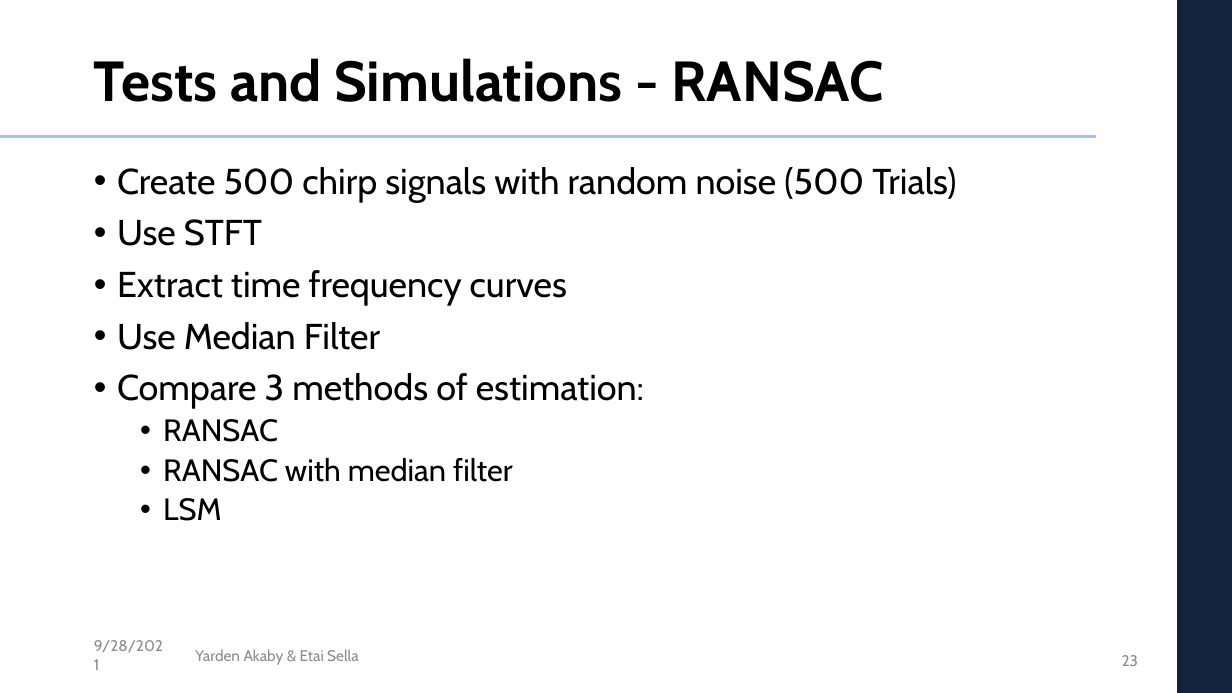
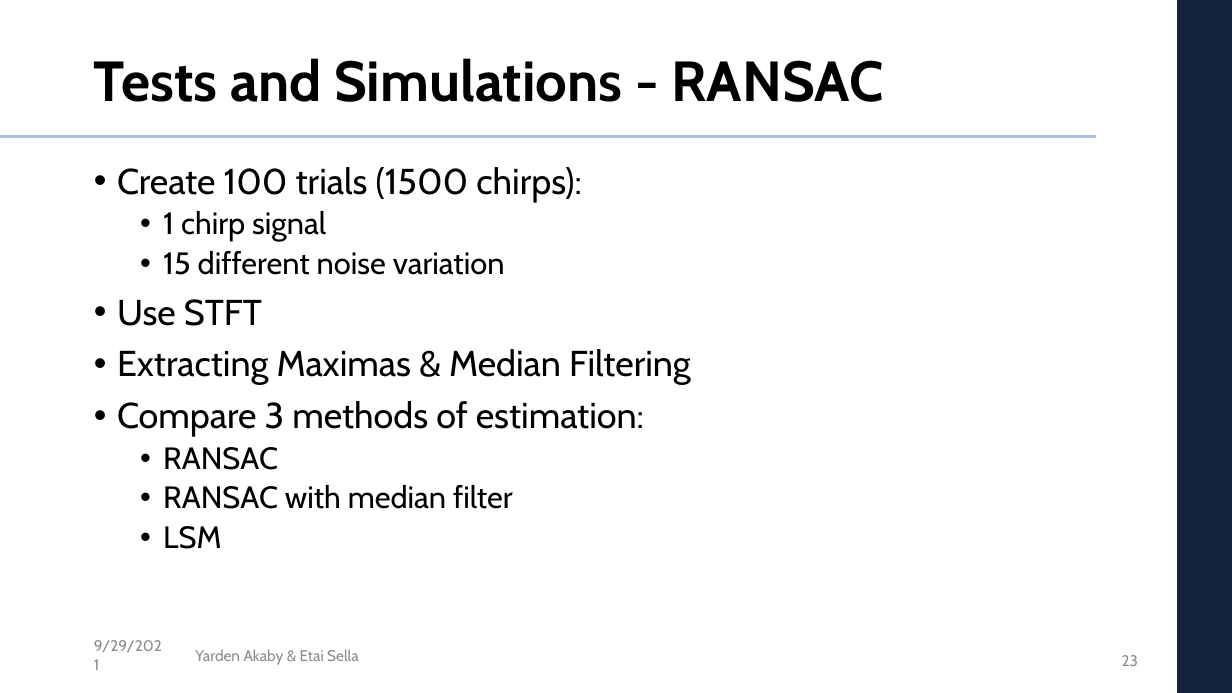
Before and after one commit to etaisella/multi_dim_DSP_final_project, a slide deck: slide 23 of presentation/DSP_project_presentation.pptx. Drawn at 1232x693 pixels with LibreOffice and Linux fonts; fonts in the diff are those of the drawing; background and template pictures are left out. Boxes give left, top, right and bottom in pixels: in the first picture for what was removed or moved away, otherwise in the second. Text is boxed around its words. In the diff, an @@ line names an element or a change of style, - is before the commit and + after.

```diff
--- a/presentation/DSP_project_presentation.pptx
+++ b/presentation/DSP_project_presentation.pptx
@@ text at (117, 167, 582, 275): text changed; size 28 to 24 pt @@
-• Create 500 chirp signals with random noise (500 Trials)
+• Create 100 trials (1500 chirps):
+  • 1 chirp signal
+  • 15 different noise variation
@@ text at (117, 349, 691, 385): text changed @@
-• Extract time frequency curves
-• Use Median Filter
+• Extracting Maximas & Median Filtering
@@ text at (94, 640, 162, 652): text changed @@
-9/28/2021
+9/29/2021
```
Also in this commit, not shown: 26 other slides changed, 3 slides added, 6 other files.
